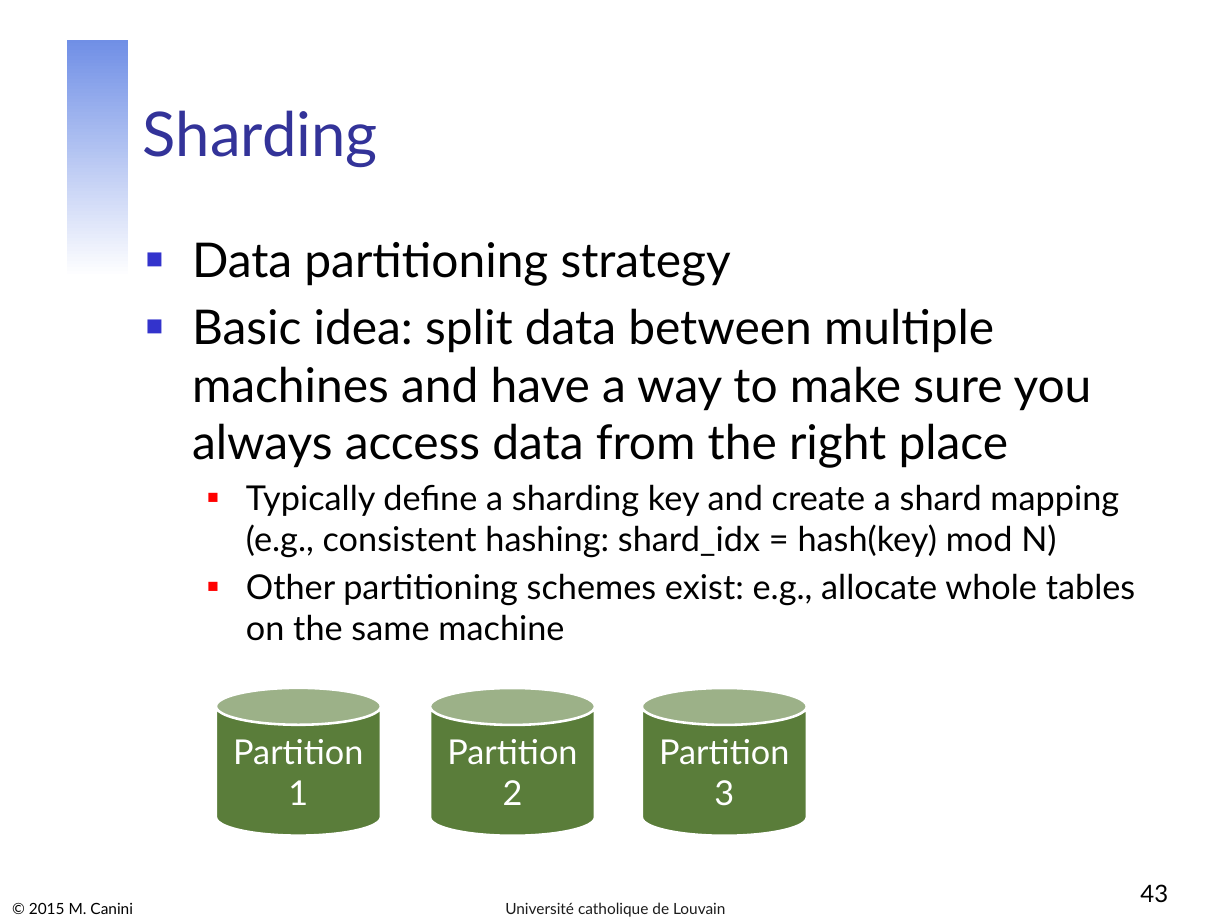
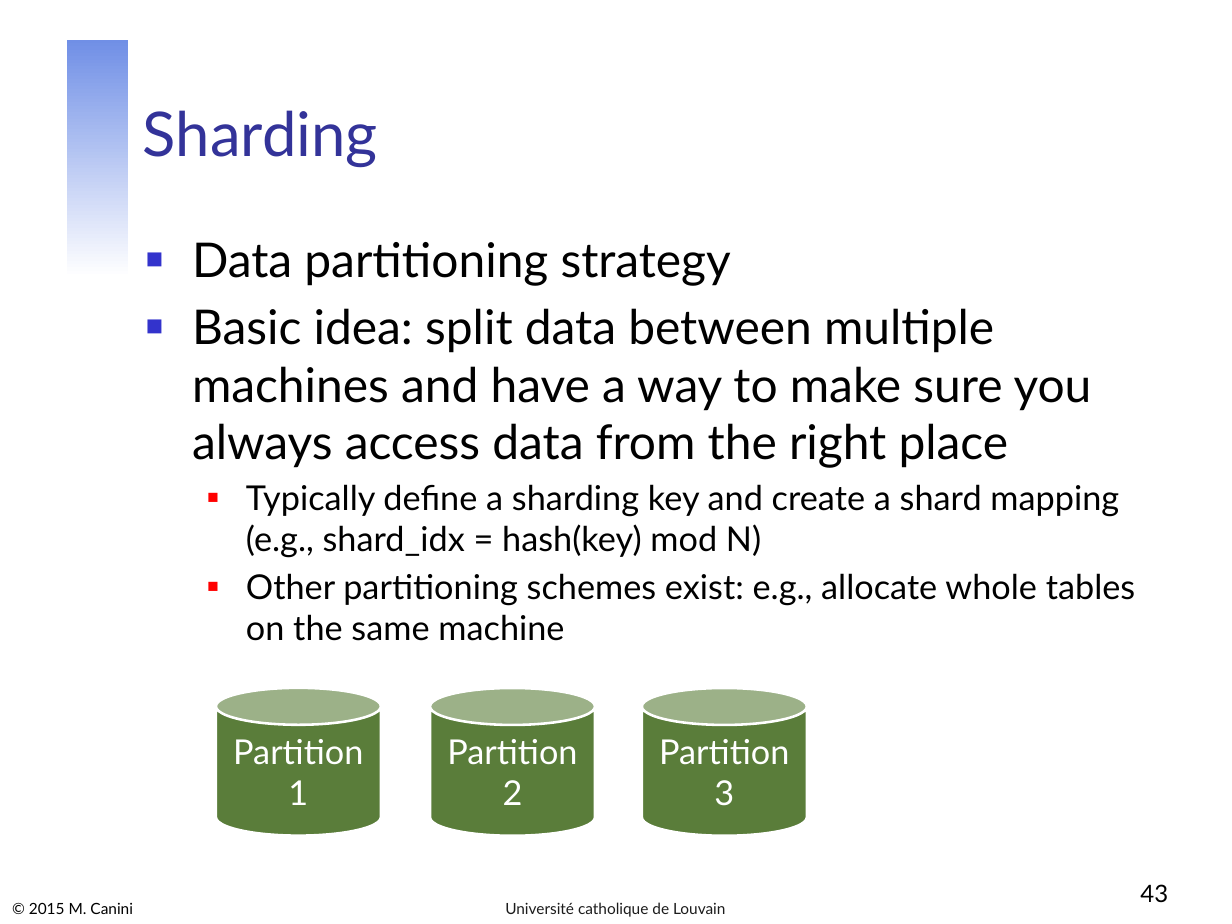
Before and after one commit to mcanini/INGI2145-2015, a slide deck: slide 43 of 03-cloud-storage.pptx. Drawn at 1232x924 pixels with LibreOffice and Linux fonts; fonts in the diff are those of the drawing. Boxes give left, top, right and bottom in pixels: in the first picture for what was removed or moved away, otherwise in the second. Text is boxed around its words. In the diff, an @@ line names an element or a change of style, - is before the commit and + after.

```diff
--- a/03-cloud-storage.pptx
+++ b/03-cloud-storage.pptx
@@ text at <box>246,484,1119,558</box>: text changed @@
-  ■ Typically define a sharding key and create a shard mapping (e.g., consistent hashing: shard_idx = hash(key) mod N)
+  ■ Typically define a sharding key and create a shard mapping (e.g., shard_idx = hash(key) mod N)
```
Also in this commit, not shown: 5 other slides changed, 1 other file.
